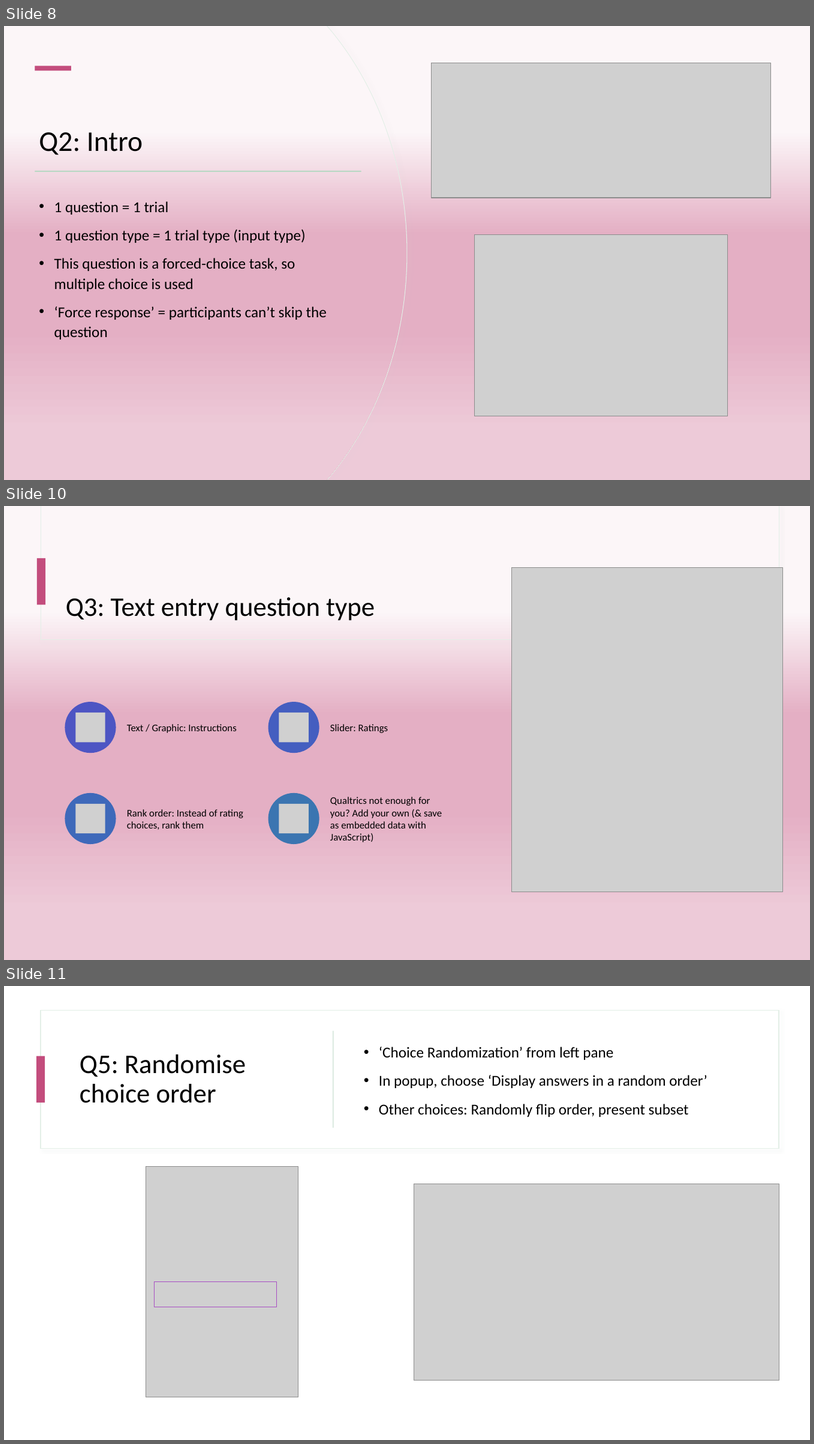
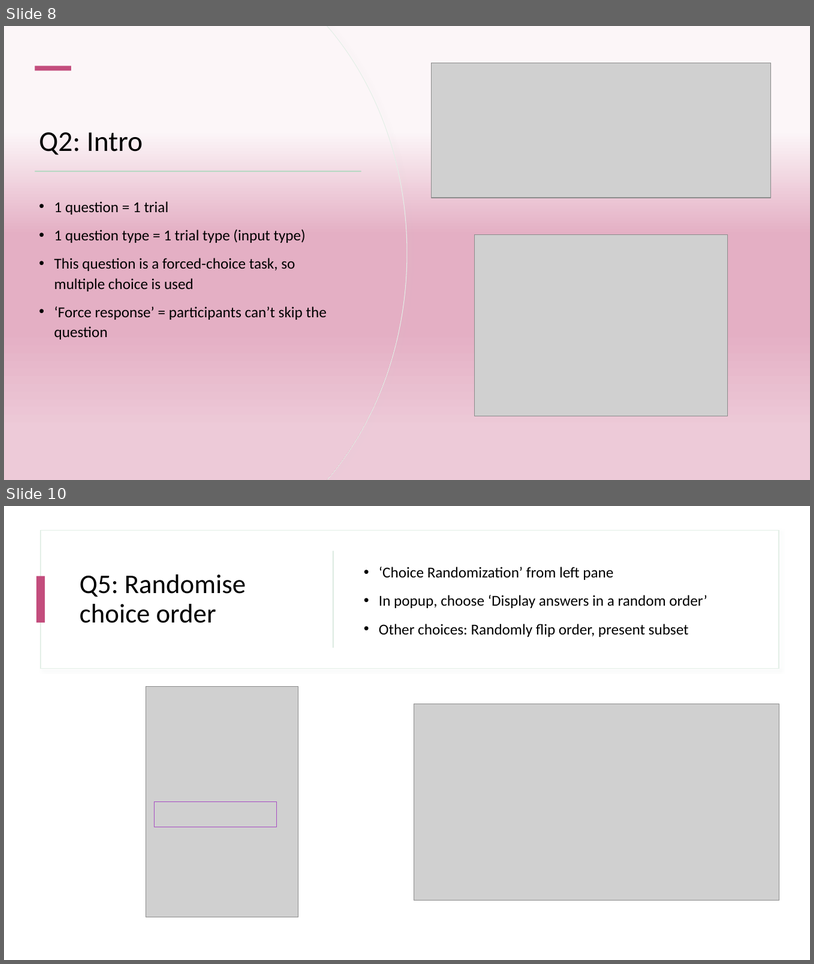
Before and after one commit to kayaulai/qualtrics-experiment-tutorial, a slide deck: slides.pptx. Shown one above the other, each under a label of ours: slides 8, 10 and 11 before the commit, slides 8 and 10 after it; the slides between them are not shown. The pictures are 814x1444 and 814x964 pixels, drawn with LibreOffice and Linux fonts; fonts in the diff are those of the drawing; grey boxes stand for pictures. Boxes give left, top, right and bottom in pixels: in the first picture for what was removed or moved away, otherwise in the second. Text is boxed around its words. In the diff, an @@ line names an element or a change of style, - is before the commit and + after.

Commit message:
Update slides

```diff
--- a/slides.pptx
+++ b/slides.pptx
@@ slide 10 removed at box(4, 506, 810, 960), background gradient #FCF6F8 to #E4AFC4 to #EDCAD8; not listed: 3 template elements that a slide beside it also shows @@
@@ picture removed at box(512, 567, 783, 892) @@
@@ title removed at box(66, 597, 375, 621) @@
-Q3: Text entry question type
@@ group removed at box(65, 702, 442, 844): 4 ellipses, 4 pictures, 4 texts @@
-Text / Graphic: Instructions
-Slider: Ratings
-Rank order: Instead of rating choices, rank them
-Qualtrics not enough for you? Add your own (& save as embedded data with JavaScript)
@@ what was slide 11 is now slide 10 @@
```
Also in this commit, not shown: 13 slides added.
